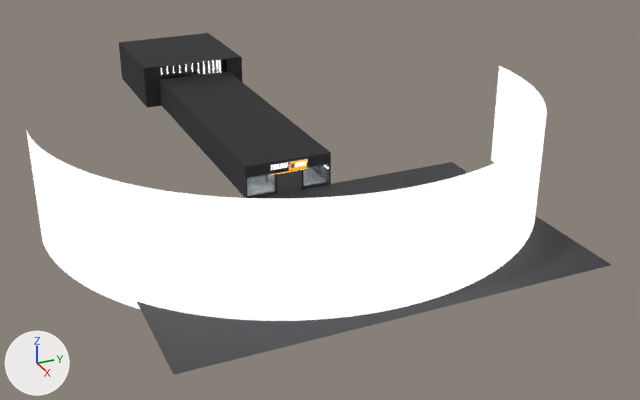
The Blender file blender/garage/garage.blend, before and after one commit.
Before and after are seen from a 50 mm lens placed at (135.0, -48.2, 57.0), pointed at (10.1, 8.0, -5.5). Every picture has the same lights, and +X, +Y and +Z are marked at lower left. The picture after the commit comes second.

Names of what the first picture shows: 'backdrop', 'ceiling', 'facade_glass_+1', 'lot', 'show_ceiling', 'show_wall_+1', 'street_plate', 'wall_left' and 16 more.
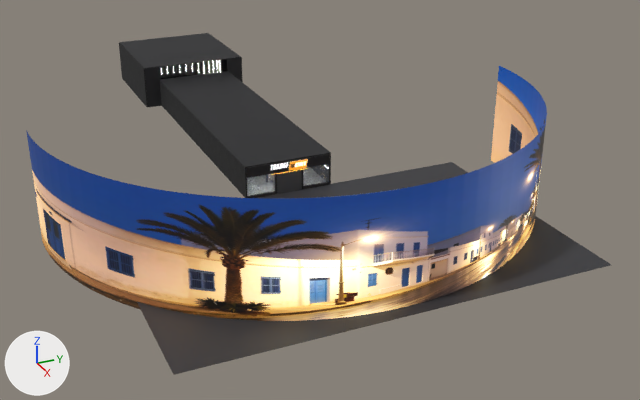
What differs and where, as boxes [x1, y1, x2, y2] in the pictures (640 x 400 px):
'street_plate', surface changed (darker): [26, 66, 547, 321] in both

The change, as a diff of the scene's bpy script:
```diff
--- a/blender/garage/garage.blend.py
+++ b/blender/garage/garage.blend.py
@@ img_street_night_jpg @@
+img_street_night_jpg = load_image('street_night.jpg', '../../art/comfy/picked/street_night.jpg', 4096, 1365, 'sRGB')
@@ mat_street_plate @@
 n1 = _N.new('ShaderNodeBsdfPrincipled'); n1.name = 'Principled BSDF'
-n1.inputs[0].default_value = (0.05, 0.06, 0.1, 1.0)  # 'Base Color', dark blue #3f4559
 n1.inputs[28].default_value = 1.0  # 'Emission Strength'
+n2 = _N.new('ShaderNodeTexImage'); n2.name = 'Image Texture'
+n2.image = img_street_night_jpg
 _L.new(n1.outputs[0], n0.inputs[0])  # 'BSDF' to 'Surface'
+_L.new(n2.outputs[0], n1.inputs[0])  # 'Color' to 'Base Color'
+_L.new(n2.outputs[0], n1.inputs[27])  # 'Color' to 'Emission Color'
```
